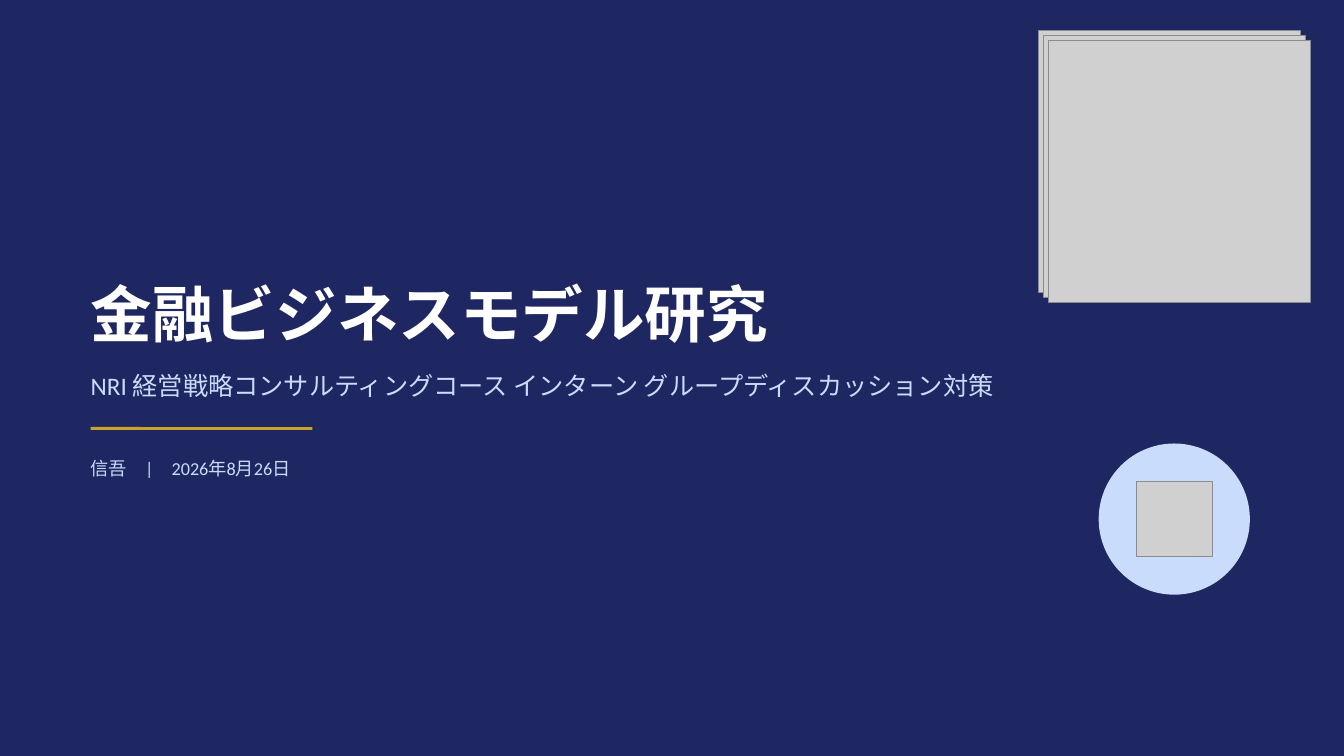
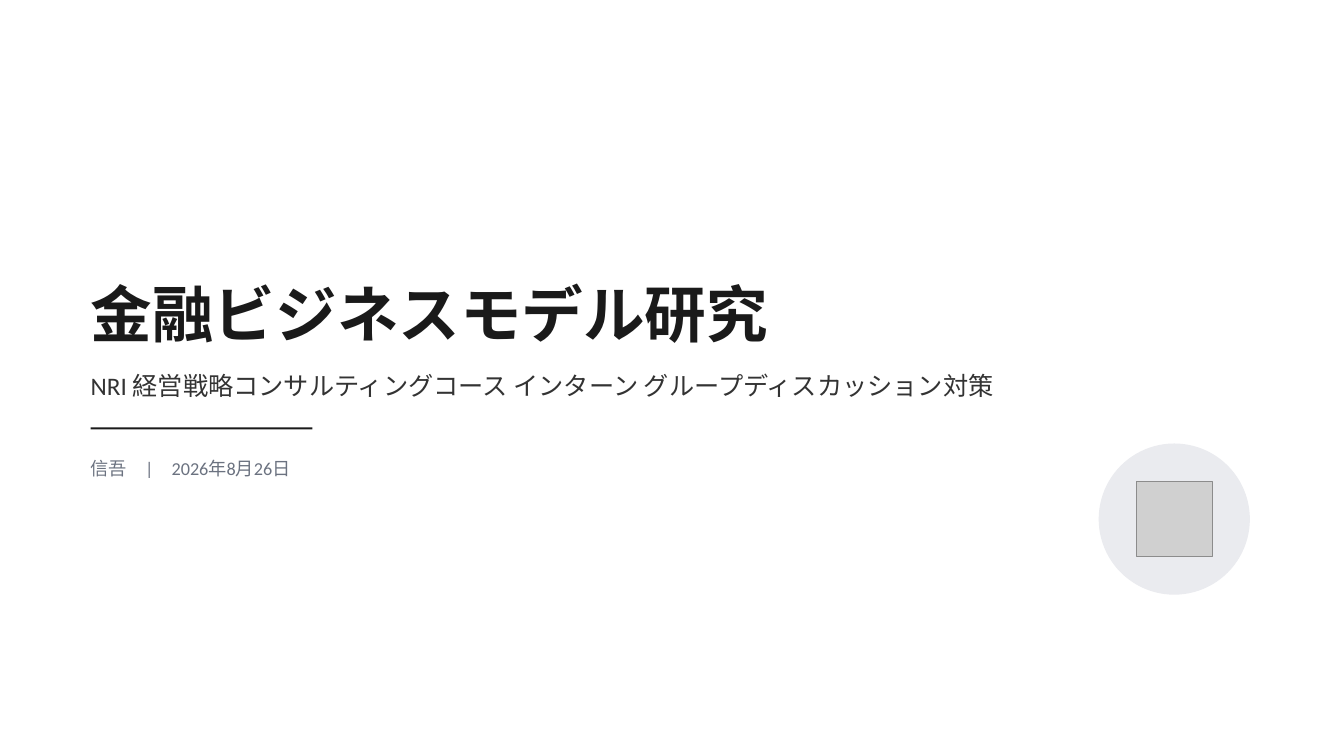
Before and after one commit to nasukazunori/NasuVault2, a slide deck: slide 1 of 信吾/NRI/添付ファイル/金融ビジネスモデル_GD対策.pptx. Drawn at 1344x756 pixels with LibreOffice and Linux fonts; fonts in the diff are those of the drawing; grey boxes stand for pictures. Boxes give left, top, right and bottom in pixels: in the first picture for what was removed or moved away, otherwise in the second. Text is boxed around its words. In the diff, an @@ line names an element or a change of style, - is before the commit and + after.

```diff
--- a/信吾/NRI/添付ファイル/金融ビジネスモデル_GD対策.pptx
+++ b/信吾/NRI/添付ファイル/金融ビジネスモデル_GD対策.pptx
@@ background #1E2761 to #FFFFFF @@
@@ picture removed at box(1038, 30, 1301, 292) @@
@@ picture removed at box(1044, 35, 1306, 297) @@
@@ picture removed at box(1049, 40, 1311, 302) @@
@@ text "金融ビジネスモデル研究" at box(91, 283, 769, 343): text colour #FFFFFF to #1A1A1A @@
@@ text "NRI 経営戦略コンサルティングコース インターン グループディスカッション対策" at box(91, 373, 994, 397): text colour #CADCFC to #333333 @@
@@ text "信吾 | 2026年8月26日" at box(91, 460, 291, 477): text colour #CADCFC to #6B7280 @@
@@ line (91, 429) - (313, 429): stroke #C9A227 2 pt to #1A1A1A 1.5 pt @@
@@ ellipse at box(1099, 444, 1250, 595): fill #CADCFC to #EAEBEF @@
```
Also in this commit, not shown: 10 other slides changed.
